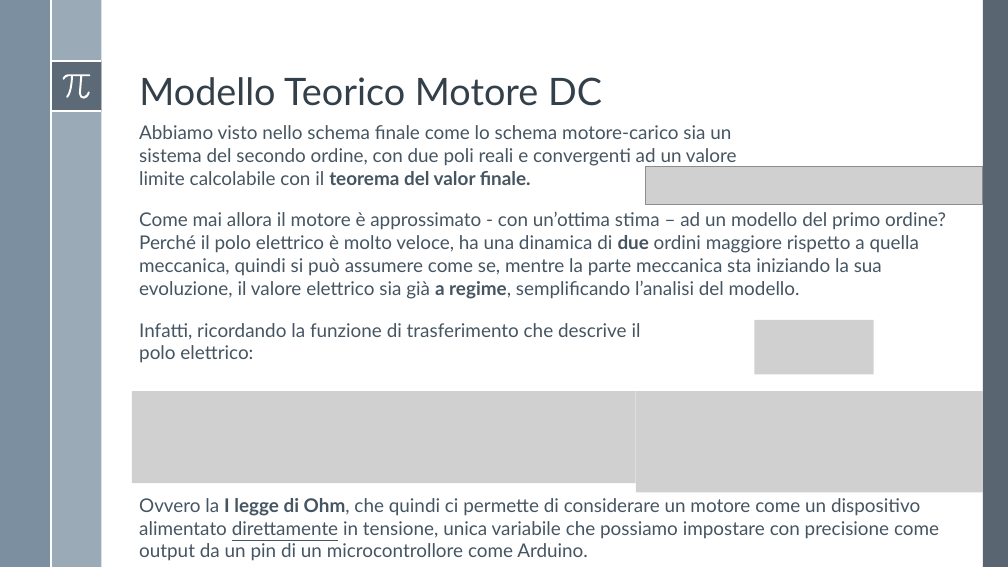
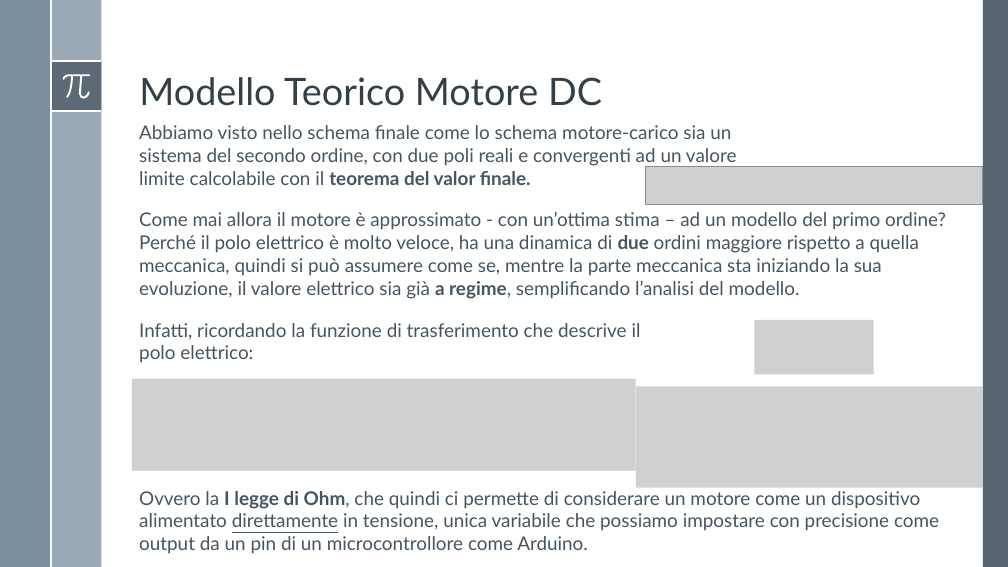
Before and after one commit to Alfystar/mv-Project, a slide deck: slide 7 of 00_Relazione/Modello e identificazione di un motore DC/Modello e identificazione di un motore DC.pptx. Drawn at 1008x567 pixels with LibreOffice and Linux fonts; fonts in the diff are those of the drawing; grey boxes stand for pictures. Boxes give left, top, right and bottom in pixels: in the first picture for what was removed or moved away, otherwise in the second. Text is boxed around its words. In the diff, an @@ line names an element or a change of style, - is before the commit and + after.

```diff
--- a/00_Relazione/Modello e identificazione di un motore DC/Modello e identificazione di un motore DC.pptx
+++ b/00_Relazione/Modello e identificazione di un motore DC/Modello e identificazione di un motore DC.pptx
@@ picture: place and size @@
-picture at (132,392,636,483)
+picture at (132,379,636,470)
@@ picture: place and size @@
-picture at (636,392,983,493)
+picture at (636,386,983,488)
@@ text "Ovvero la I legge di ...": place and size @@
-text "Ovvero la I legge di ..." at (139,498,939,561)
+text "Ovvero la I legge di ..." at (139,491,939,554)
```
Also in this commit, not shown: 5 other slides changed.
